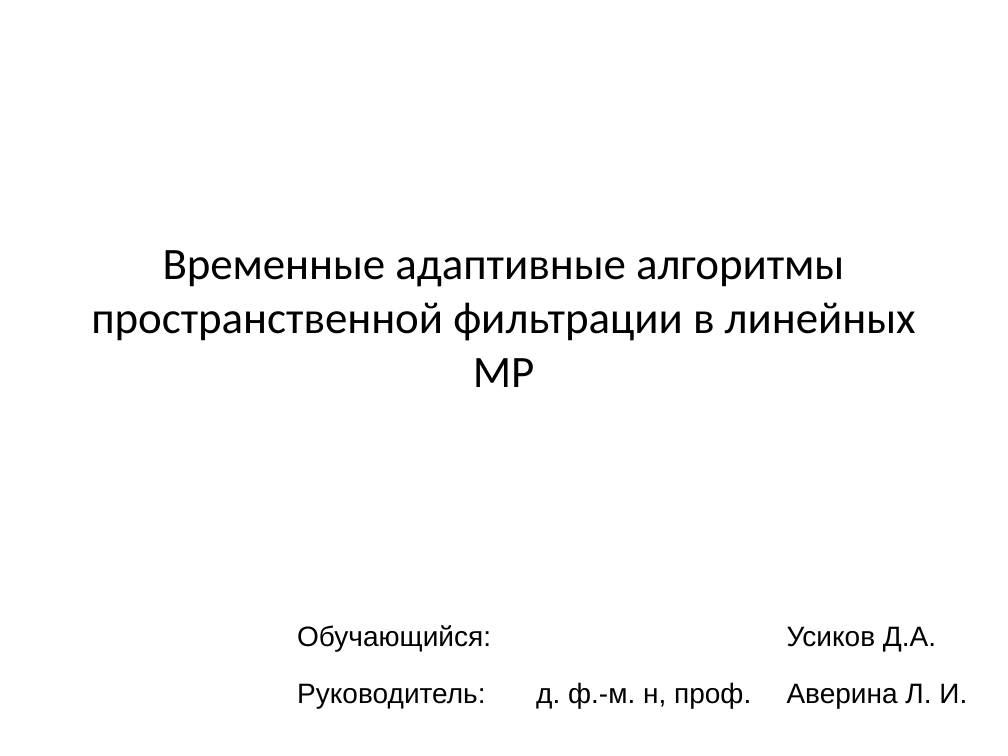
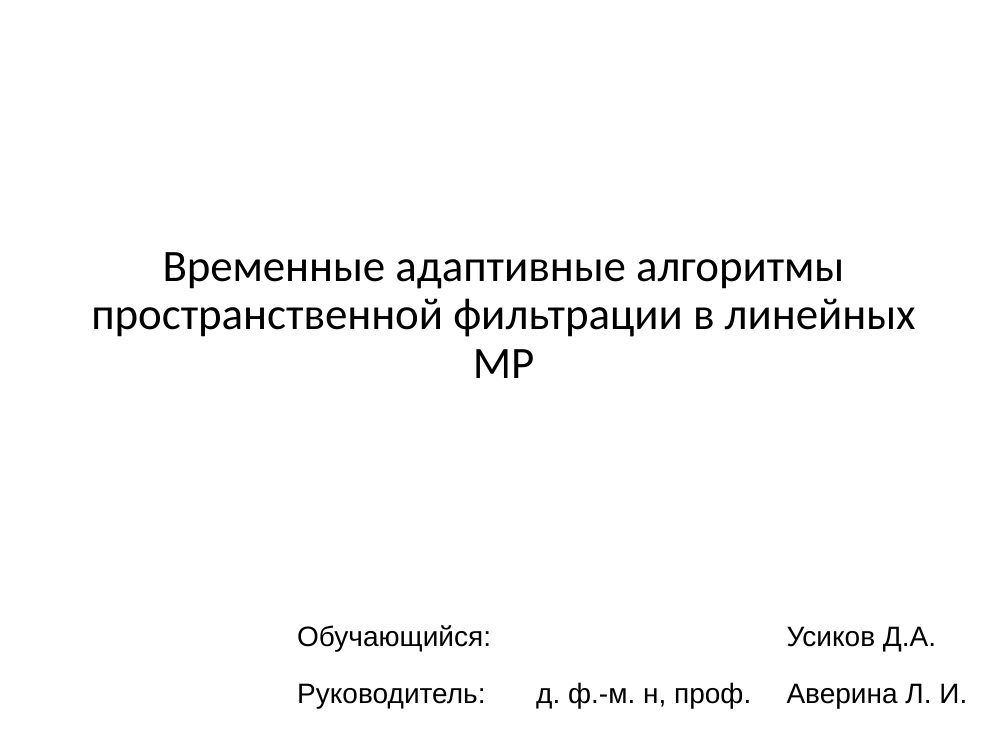
Before and after one commit to Rernamp/microphone_arrays, a slide deck: slide 1 of student_session_2021/Доклад.pptx. Drawn at 1008x756 pixels with LibreOffice and Linux fonts; fonts in the diff are those of the drawing. Boxes give left, top, right and bottom in pixels: in the first picture for what was removed or moved away, otherwise in the second. Text is boxed around its words. In the diff, an @@ line names an element or a change of style, - is before the commit and + after.

Commit message:
commit presentation #3

```diff
--- a/student_session_2021/Доклад.pptx
+++ b/student_session_2021/Доклад.pptx
@@ text "Временные адаптивные алгоритмы пространственной фильтрации ..." at (91, 252, 916, 378): line spacing 1 to 0.9 @@
```
Also in this commit, not shown: 1 other slide changed, 1 slide added, 1 slide removed.
